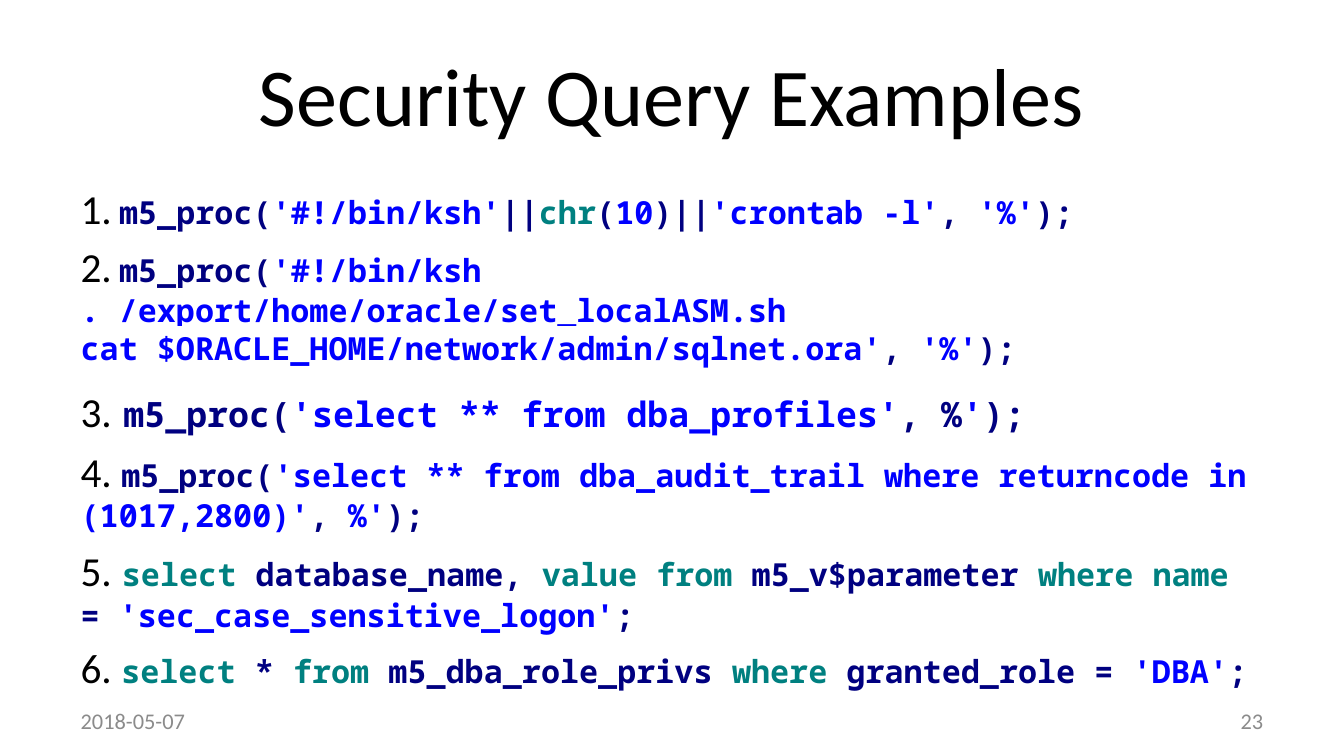
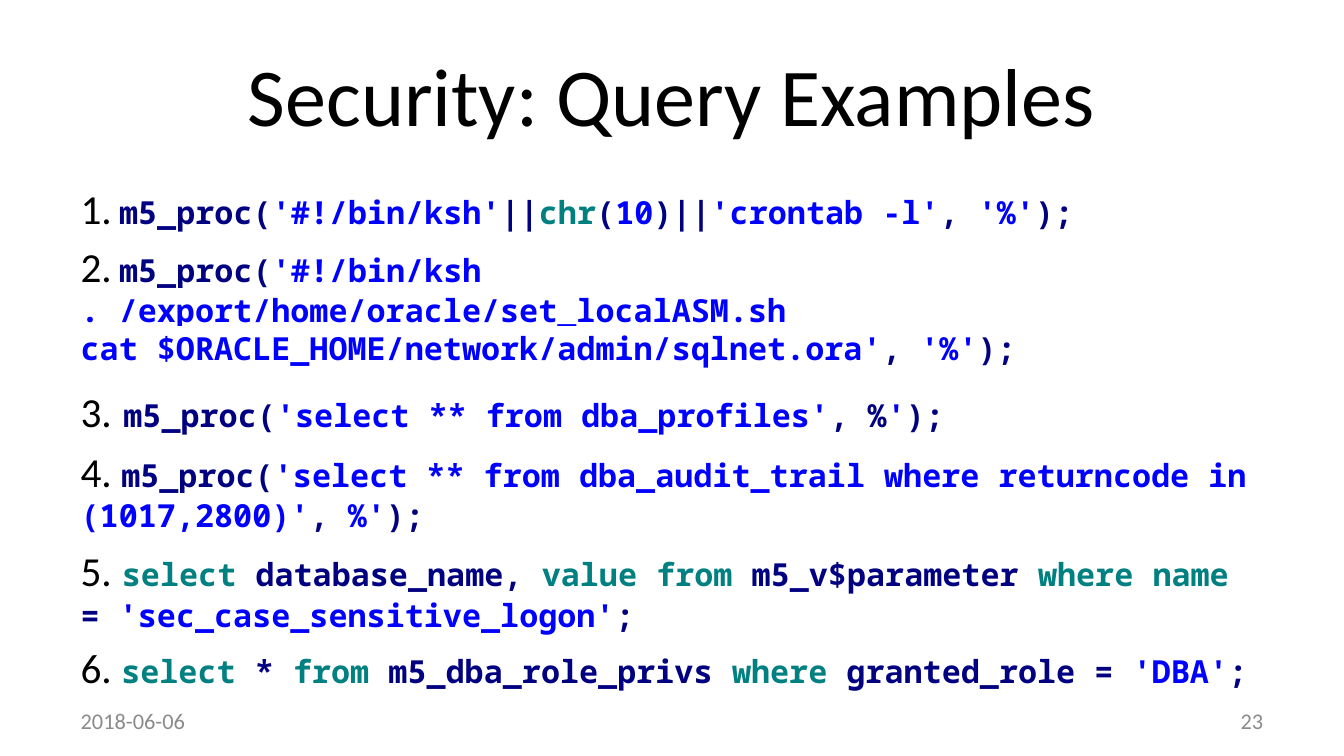
Before and after one commit to method5/method5.github.io, a slide deck: slide 23 of presentations/Method5.pptx. Drawn at 1344x756 pixels with LibreOffice and Linux fonts; fonts in the diff are those of the drawing; background and template pictures are left out. Boxes give left, top, right and bottom in pixels: in the first picture for what was removed or moved away, otherwise in the second. Text is boxed around its words. In the diff, an @@ line names an element or a change of style, - is before the commit and + after.

```diff
--- a/presentations/Method5.pptx
+++ b/presentations/Method5.pptx
@@ title at (248, 69, 1095, 140): text changed @@
-Security Query Examples
+Security: Query Examples
@@ text at (81, 400, 848, 435): size 18.7 to 17 pt in "m5_proc('select ** from dba_profiles', %');" @@
@@ text at (81, 714, 185, 729): text changed @@
-2018-05-07
+2018-06-06
```
Also in this commit, not shown: 23 other slides changed, 1 slide added, 1 slide removed.
